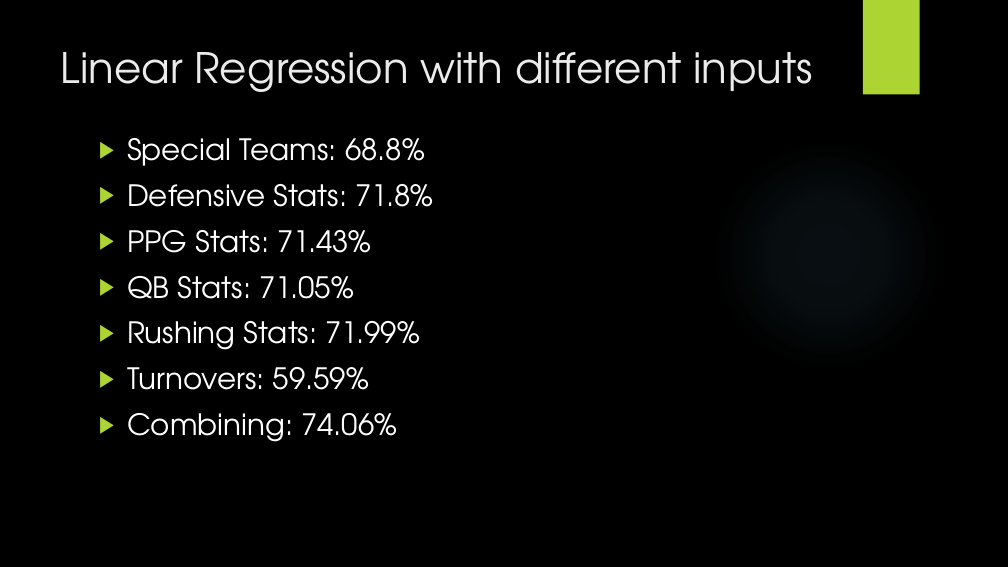
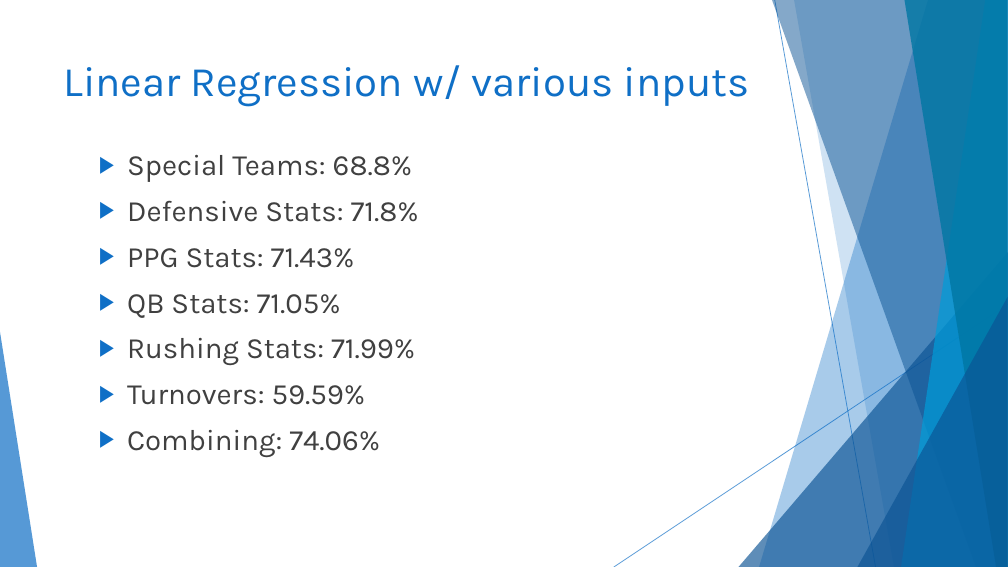
Before and after one commit to codyhock/Senior-Project, a slide deck: slide 9 of CHOCKfinal.pptx. Drawn at 1008x567 pixels with LibreOffice and Linux fonts; fonts in the diff are those of the drawing; background and template pictures are left out. Boxes give left, top, right and bottom in pixels: in the first picture for what was removed or moved away, otherwise in the second. Text is boxed around its words. In the diff, an @@ line names an element or a change of style, - is before the commit and + after.

```diff
--- a/CHOCKfinal.pptx
+++ b/CHOCKfinal.pptx
@@ background picture (left out) to #FFFFFF @@
@@ rectangle removed at [863,0,920,95] @@
@@ title at [64,65,750,107]: text changed; font TeX Gyre Adventor to Karla; text colour #EBEBEB to #0F6FC6 @@
-Linear Regression with different inputs
+Linear Regression w/ various inputs
@@ text "Special Teams: 68.8%": place and size @@
-text "Special Teams: 68.8%" at [127,138,434,442]
+text "Special Teams: 68.8%" at [127,155,419,457]
@@ text "Special Teams: 68.8%" at [127,155,419,457]: font TeX Gyre Adventor to Karla, text colour #FFFFFF to #404040; bullet colour #ACD433 to #0F6FC6 @@
@@ ellipse removed at [712,138,944,371] @@
@@ group added at [0,0,1008,567]: 5 freeform shapes, 3 triangles, 2 lines @@
```
Also in this commit, not shown: 26 other slides changed, 3 slides added, 3 slides removed.
